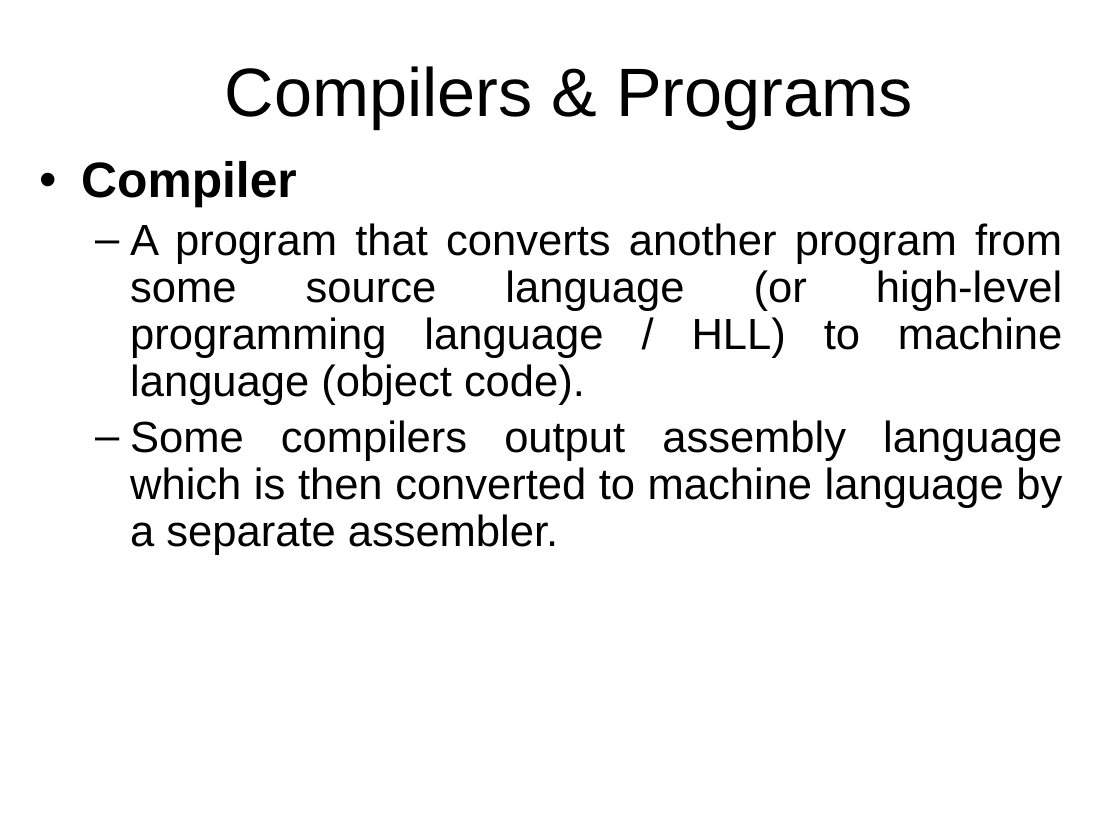
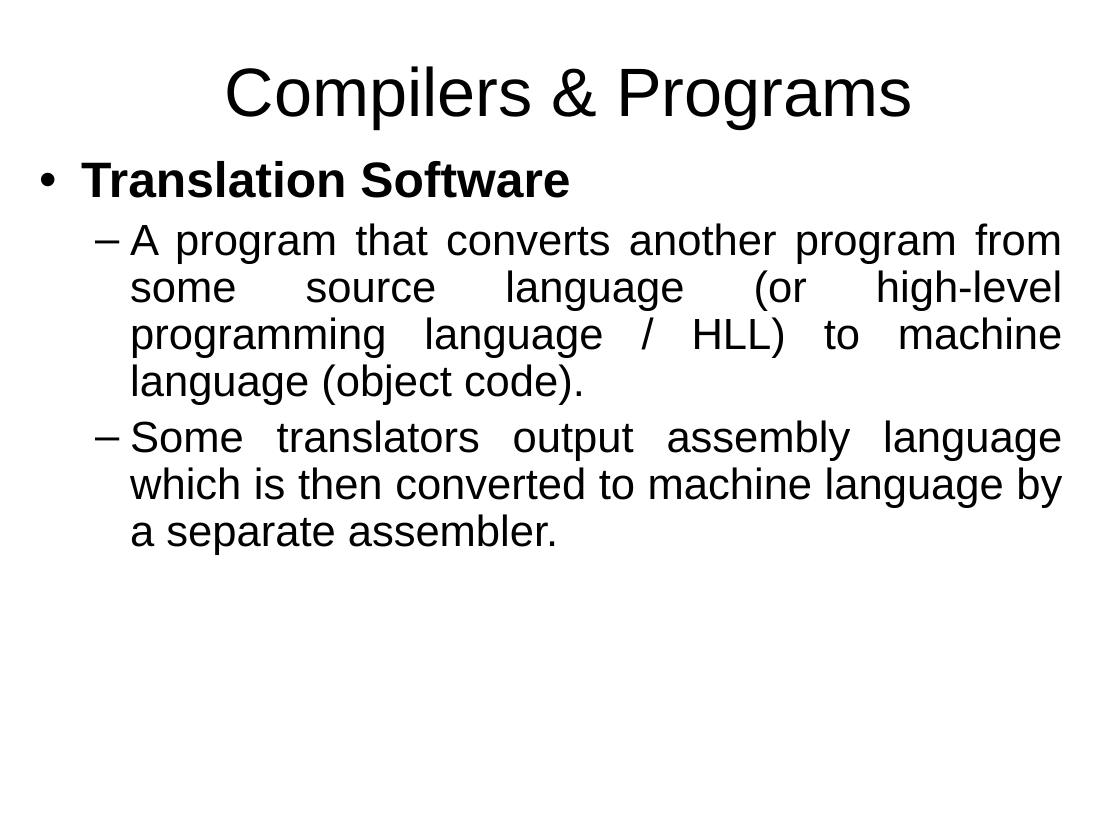
Before and after one commit to Nakibaman/CS, a slide deck: slide 9 of CS_English_Lecture4.pptx. Drawn at 1120x840 pixels with LibreOffice and Linux fonts; fonts in the diff are those of the drawing. Boxes give left, top, right and bottom in pixels: in the first picture for what was removed or moved away, otherwise in the second. Text is boxed around its words. In the diff, an @@ line names an element or a change of style, - is before the commit and + after.

Commit message:
revised last lecture
revised last lecture

```diff
--- a/CS_English_Lecture4.pptx
+++ b/CS_English_Lecture4.pptx
@@ text at <box>81,161,570,198</box>: text changed @@
-• Compiler
+• Translation Software
@@ text at <box>130,420,1062,555</box>: text changed @@
-  – Some compilers output assembly language which is then converted to machine language by a separate assembler.
+  – Some translators output assembly language which is then converted to machine language by a separate assembler.
```
Also in this commit, not shown: 1 other slide changed, 1 slide added, 1 other file.
